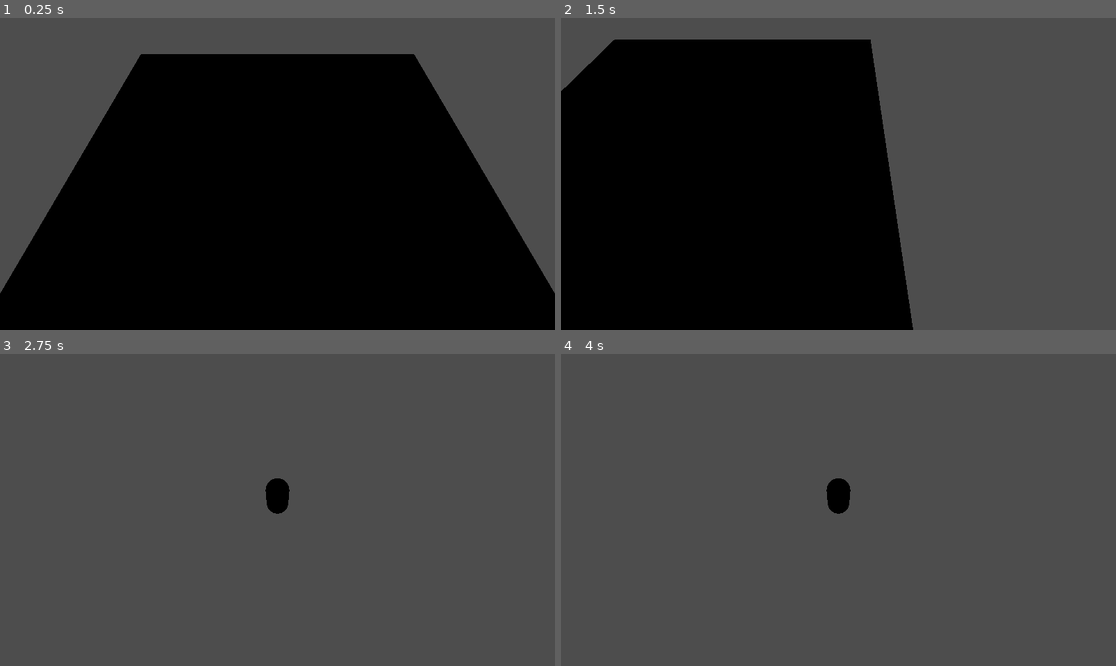
Above: before the commit, frames 1-4 (two rows, left to right).
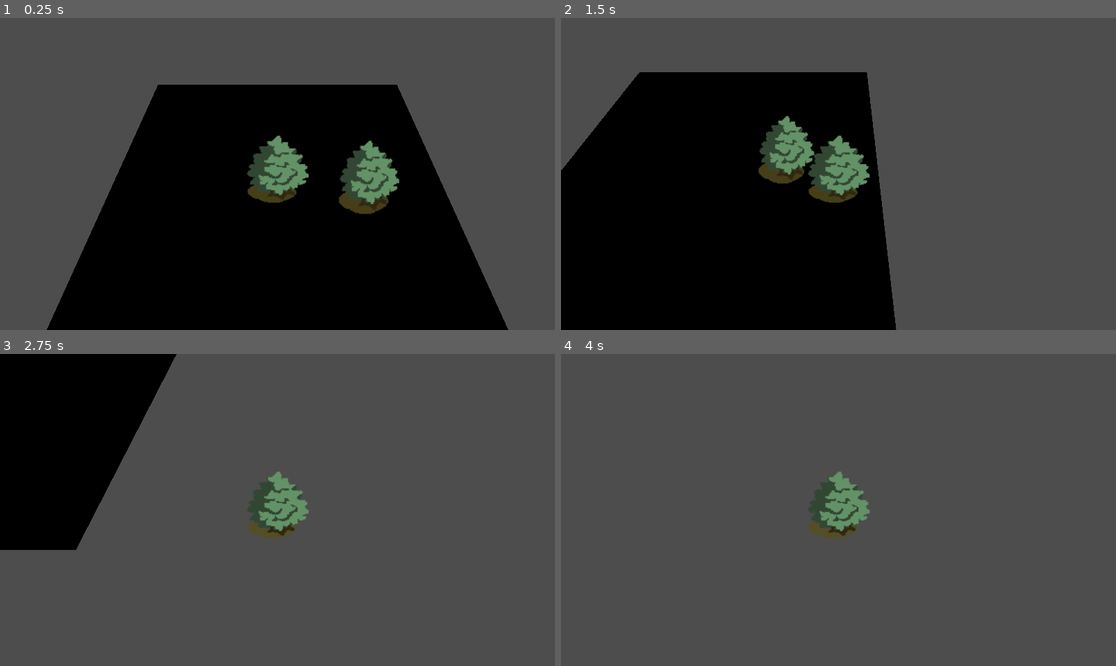
Above: after the commit, the same moments.

Repository: BrownRISDGameDevelopers/mosquito-simulator
Game: Godot game, scene res://scenes/Map.tscn
The game is run twice, just before and just after one commit, with the same random seed, the same clock (stepped at 60 frames per second) and the same inputs.
Inputs:
- Up to frame 1 (0.25 s): no input
- Up to frame 2 (1.5 s): tap Enter (ui_accept) at 0.5, 0.77 s; hold D (right) 0.53-1.28 s; hold S (down) from 1.28 s (still down)
- Up to frame 3 (2.75 s): tap Enter (ui_accept) at 1.52 s; release S (down) at 2.03 s; hold D (right) from 2.03 s (still down)
- Up to frame 4 (4 s): release D (right) at 2.78 s; hold W (up) 2.78-3.53 s; tap Enter (ui_accept) at 3.02, 3.5, 3.77 s; hold A (left) from 3.53 s (still down)

The runs differ from the first frame. In frame 1, 23% of the frame differs, in the area x 0-100%, y 11-100%; in frame 2, 12%; in frame 3, 16%; in frame 4, 1.5%.

Commit message:
add minigame viewport

Diff:
--- a/project.godot
+++ b/project.godot
@@ -19,6 +19,10 @@
 
 window/size/viewport_width=1920
 window/size/viewport_height=1080
+
+[global_group]
+
+Campers="camper hitboxes"
 
 [input]
 
@@ -43,6 +47,12 @@
 ]
 }
 
+[layer_names]
+
+3d_physics/layer_1="Player"
+3d_physics/layer_2="Camper"
+3d_physics/layer_3="Ground"
+
 [rendering]
 
 textures/canvas_textures/default_texture_filter=0
--- /dev/null
+++ b/scenes/Camper.tscn
@@ -0,0 +1,20 @@
+[gd_scene load_steps=3 format=3 uid="uid://1ayg4tlicupc"]
+
+[ext_resource type="Texture2D" uid="uid://di0rxj8b15frg" path="res://assets/tree.PNG" id="1_g1f8e"]
+
+[sub_resource type="CapsuleShape3D" id="CapsuleShape3D_g1f8e"]
+radius = 0.25
+height = 1.0
+
+[node name="Camper" type="CharacterBody3D" groups=["Campers"]]
+transform = Transform3D(0.5, 0, 0, 0, 0.5, 0, 0, 0, 0.5, 0, 0, 0)
+collision_layer = 2
+collision_mask = 6
+
+[node name="CollisionShape3D" type="CollisionShape3D" parent="."]
+shape = SubResource("CapsuleShape3D_g1f8e")
+
+[node name="Sprite3D" type="Sprite3D" parent="."]
+transform = Transform3D(1, 0, 0, 0, 0.8660254, 0.5, 0, -0.5, 0.8660254, 0, 0, 0)
+billboard = 1
+texture = ExtResource("1_g1f8e")
--- /dev/null
+++ b/scenes/LevelContainer.tscn
@@ -0,0 +1,40 @@
+[gd_scene load_steps=4 format=3 uid="uid://dkd675tlyb8ra"]
+
+[ext_resource type="Script" uid="uid://cea4mxa35k4wb" path="res://scripts/level_container.gd" id="1_etwxj"]
+[ext_resource type="PackedScene" uid="uid://ugb4dl0qkpih" path="res://scenes/Map.tscn" id="2_h42ee"]
+[ext_resource type="PackedScene" uid="uid://21duxb65jl10" path="res://scenes/SwatMinigame.tscn" id="3_tsmwp"]
+
+[node name="LevelContainer" type="Control"]
+layout_mode = 3
+anchors_preset = 15
+anchor_right = 1.0
+anchor_bottom = 1.0
+grow_horizontal = 2
+grow_vertical = 2
+script = ExtResource("1_etwxj")
+
+[node name="MapViewport" type="SubViewportContainer" parent="."]
+layout_mode = 0
+offset_right = 40.0
+offset_bottom = 40.0
+
+[node name="SubViewport" type="SubViewport" parent="MapViewport"]
+handle_input_locally = false
+size = Vector2i(1920, 1080)
+render_target_update_mode = 4
+
+[node name="Map" parent="MapViewport/SubViewport" instance=ExtResource("2_h42ee")]
+
+[node name="MinigameViewport" type="SubViewportContainer" parent="."]
+visible = false
+layout_mode = 0
+offset_right = 40.0
+offset_bottom = 40.0
+
+[node name="SubViewport" type="SubViewport" parent="MinigameViewport"]
+handle_input_locally = false
+render_target_update_mode = 0
+
+[node name="SwatMinigame" parent="MinigameViewport/SubViewport" instance=ExtResource("3_tsmwp")]
+
+[connection signal="minigame_toggle" from="MapViewport/SubViewport/Map" to="." method="_on_map_minigame_toggle"]
--- a/scenes/MainMenu.tscn
+++ b/scenes/MainMenu.tscn
@@ -1,3 +1,3 @@
 [gd_scene format=3 uid="uid://cu1ldntnivb8j"]
 
-[node name="MainMenu" type="Node3D"]
+[node name="MainMenu" type="Node2D"]
--- a/scenes/Map.tscn
+++ b/scenes/Map.tscn
@@ -1,7 +1,9 @@
 [gd_scene load_steps=8 format=3 uid="uid://ugb4dl0qkpih"]
 
-[ext_resource type="Script" uid="uid://cro18pkffxuew" path="res://scripts/player.gd" id="1_5hauk"]
+[ext_resource type="Script" uid="uid://b758chpqi1w0e" path="res://scripts/map.gd" id="1_tm3qm"]
+[ext_resource type="PackedScene" uid="uid://bh26dknmrfir1" path="res://scenes/Player.tscn" id="1_xkm8s"]
 [ext_resource type="Script" uid="uid://r64v6uqb3av8" path="res://scripts/camera.gd" id="2_lajc7"]
+[ext_resource type="PackedScene" uid="uid://1ayg4tlicupc" path="res://scenes/Camper.tscn" id="4_tm3qm"]
 
 [sub_resource type="StandardMaterial3D" id="StandardMaterial3D_lajc7"]
 albedo_color = Color(0.3658983, 0.59, 0.2773, 1)
@@ -12,13 +14,11 @@
 [sub_resource type="BoxShape3D" id="BoxShape3D_5hauk"]
 size = Vector3(2, 0.1, 2)
 
-[sub_resource type="CapsuleMesh" id="CapsuleMesh_tm3qm"]
-
-[sub_resource type="CapsuleShape3D" id="CapsuleShape3D_yyirk"]
-
 [node name="Map" type="Node3D"]
+script = ExtResource("1_tm3qm")
 
 [node name="Floor" type="MeshInstance3D" parent="."]
+layers = 7
 mesh = SubResource("PlaneMesh_xkm8s")
 
 [node name="StaticBody3D" type="StaticBody3D" parent="Floor"]
@@ -27,19 +27,17 @@
 transform = Transform3D(1, 0, 0, 0, 1, 0, 0, 0, 1, 0, -0.05, 0)
 shape = SubResource("BoxShape3D_5hauk")
 
-[node name="Player" type="CharacterBody3D" parent="."]
-transform = Transform3D(0.1, 0, 0, 0, 0.1, 0, 0, 0, 0.1, 0, 0, 0)
-script = ExtResource("1_5hauk")
-
-[node name="MeshInstance3D" type="MeshInstance3D" parent="Player"]
-transform = Transform3D(1, 0, 0, 0, 1, 0, 0, 0, 1, 0, 1, 0)
-mesh = SubResource("CapsuleMesh_tm3qm")
-
-[node name="CollisionShape3D" type="CollisionShape3D" parent="Player"]
-transform = Transform3D(1, 0, 0, 0, 1, 0, 0, 0, 1, 0, 1, 0)
-shape = SubResource("CapsuleShape3D_yyirk")
+[node name="Player" parent="." instance=ExtResource("1_xkm8s")]
+transform = Transform3D(0.5, 0, 0, 0, 0.4330127, 0.25, 0, -0.25, 0.4330127, 0, 0.2, 0)
 
 [node name="Camera3D" type="Camera3D" parent="." node_paths=PackedStringArray("player")]
 transform = Transform3D(1, 0, 0, 0, 0.49999997, 0.86602545, 0, -0.86602545, 0.49999997, 0, 0.85, 0.5)
 script = ExtResource("2_lajc7")
 player = NodePath("../Player")
+
+[node name="DirectionalLight3D" type="DirectionalLight3D" parent="."]
+
+[node name="Camper" parent="." instance=ExtResource("4_tm3qm")]
+transform = Transform3D(0.5, 0, 0, 0, 0.5, 0, 0, 0, 0.5, 0.4642324, 0.2, 0)
+
+[connection signal="minigame_toggle" from="Player" to="." method="_on_player_minigame_toggle"]
--- /dev/null
+++ b/scenes/Player.tscn
@@ -0,0 +1,35 @@
+[gd_scene load_steps=5 format=3 uid="uid://bh26dknmrfir1"]
+
+[ext_resource type="Script" uid="uid://cro18pkffxuew" path="res://scripts/player.gd" id="1_v6fml"]
+[ext_resource type="Texture2D" uid="uid://di0rxj8b15frg" path="res://assets/tree.PNG" id="2_3li8b"]
+
+[sub_resource type="CapsuleShape3D" id="CapsuleShape3D_yyirk"]
+radius = 0.25
+height = 1.0
+
+[sub_resource type="CylinderShape3D" id="CylinderShape3D_v6fml"]
+height = 1.0
+radius = 0.4
+
+[node name="Player" type="CharacterBody3D"]
+transform = Transform3D(0.5, 0, 0, 0, 0.5, 0, 0, 0, 0.5, 0, 0, 0)
+collision_mask = 5
+script = ExtResource("1_v6fml")
+
+[node name="CollisionShape3D" type="CollisionShape3D" parent="."]
+transform = Transform3D(1, 0, 0, 0, 0.8660254, -0.5, 0, 0.5, 0.8660254, 0, 0, 0)
+shape = SubResource("CapsuleShape3D_yyirk")
+
+[node name="Sprite3D" type="Sprite3D" parent="."]
+texture = ExtResource("2_3li8b")
+
+[node name="Area3D" type="Area3D" parent="."]
+transform = Transform3D(1, 0, 0, 0, 0.8660254, -0.5, 0, 0.5, 0.8660254, 0, 0, 0)
+collision_layer = 0
+collision_mask = 2
+
+[node name="CollisionShape3D" type="CollisionShape3D" parent="Area3D"]
+shape = SubResource("CylinderShape3D_v6fml")
+
+[connection signal="body_entered" from="Area3D" to="." method="_on_area_3d_body_entered"]
+[connection signal="body_exited" from="Area3D" to="." method="_on_area_3d_body_exited"]
--- /dev/null
+++ b/scenes/SwatMinigame.tscn
@@ -0,0 +1,13 @@
+[gd_scene format=3 uid="uid://21duxb65jl10"]
+
+[node name="SwatMinigame" type="Node2D"]
+
+[node name="ColorRect" type="ColorRect" parent="."]
+offset_right = 183.0
+offset_bottom = 59.0
+color = Color(0.3645068, 0.19753501, 0.09463603, 1)
+
+[node name="Label" type="Label" parent="."]
+offset_right = 40.0
+offset_bottom = 23.0
+text = "swatting minigame"
--- /dev/null
+++ b/scripts/level_container.gd
@@ -0,0 +1,7 @@
+extends Control
+
+var minigame_visible = false
+
+func _on_map_minigame_toggle():
+	minigame_visible = !minigame_visible
+	$MinigameViewport.visible = minigame_visible
--- /dev/null
+++ b/scripts/map.gd
@@ -0,0 +1,6 @@
+extends Node3D
+
+signal minigame_toggle
+
+func _on_player_minigame_toggle():
+	minigame_toggle.emit()
--- a/scripts/player.gd
+++ b/scripts/player.gd
@@ -2,10 +2,13 @@
 
 class_name Player
 
+signal minigame_toggle
 
 const SPEED = 1
 const JUMP_VELOCITY = 4.5
 
+var on_camper = false
+var current_camper
 
 func _physics_process(delta: float) -> void:
 	# Add the gravity.
@@ -28,3 +31,16 @@
 		velocity.z = move_toward(velocity.z, 0, SPEED)
 
 	move_and_slide()
+
+
+func _on_area_3d_body_entered(body: Node3D):
+	if not on_camper:
+		minigame_toggle.emit()
+		on_camper = true
+		current_camper = body
+
+func _on_area_3d_body_exited(body: Node3D):
+	if on_camper and body == current_camper:
+		minigame_toggle.emit()
+		on_camper = false
+		current_camper = null
Binary file added: assets/tree.PNG
Not shown, added: assets/tree.PNG.import
Not shown, added: scripts/level_container.gd.uid
Not shown, added: scripts/map.gd.uid
